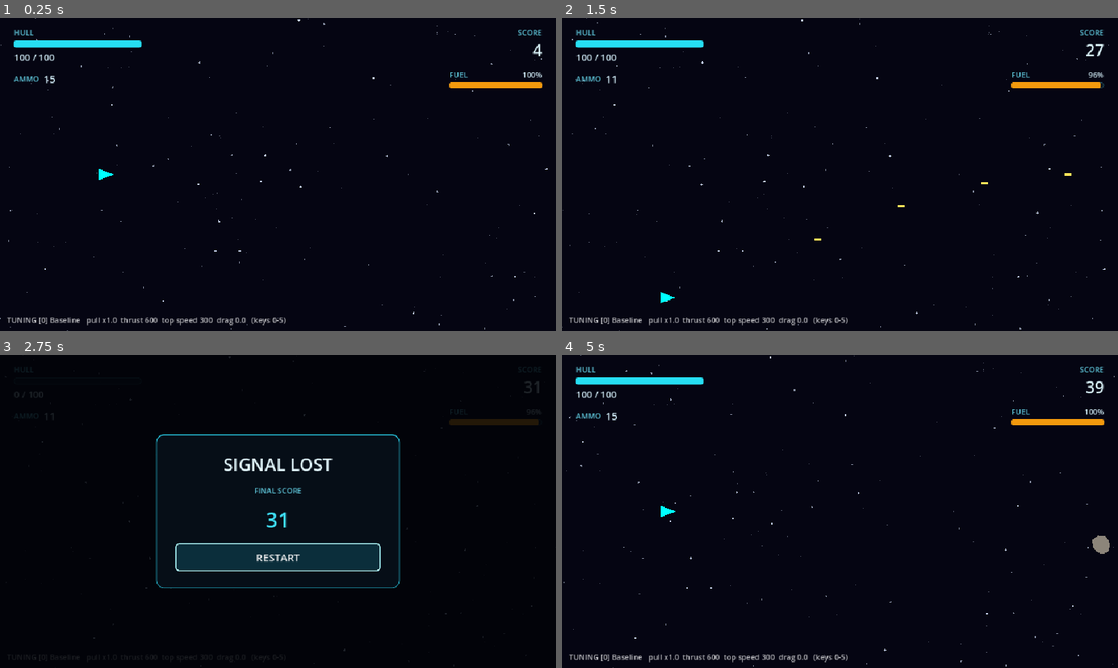
Above: before the commit, frames 1-4 (two rows, left to right).
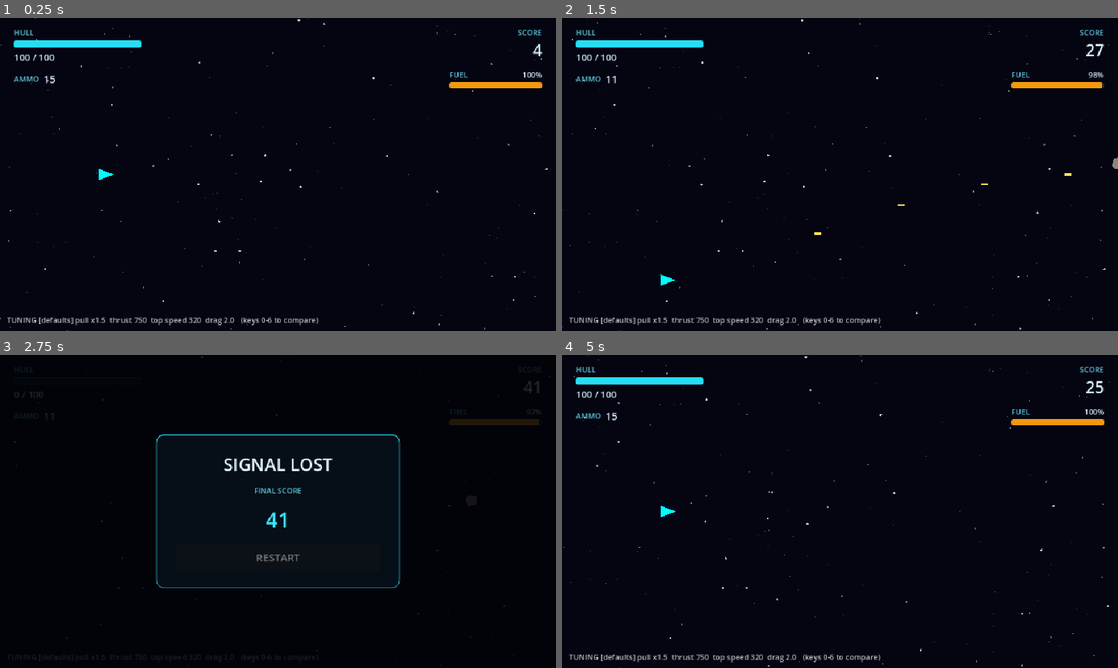
Above: after the commit, the same moments.

Repository: EzaanSaeed/OrbitBreaker
Game: Godot game, scene res://scenes/main.tscn
Two runs of this game, one before a commit and one after it. Both use one fixed random seed, a clock stepped at 60 frames per second and the inputs below.
Inputs (mouse positions are in pixels of both pictures, inside the frame that each line leads up to):
- Up to frame 1 (0.25 s): no input
- Up to frame 2 (1.5 s): tap Enter at 0.5 s; move the mouse to (962, 158) at 0.52 s; hold S (thrust_down) 0.53-1.25 s; hold Space (shoot) 0.53-1.25 s; click (962, 158) at 0.67 s; drag from (728, 190) to (667, 255) at 1.27 s
- Up to frame 3 (2.75 s): move the mouse to (333, 442) at 2.02 s; hold S (thrust_down) from 2.03 s (still down); tap I at 2.1 s
- Up to frame 4 (5 s): release S (thrust_down) at 2.75 s; click (840, 558) at 2.75 s, where only the run before the commit has a clickable "RESTART"; click (840, 558) at 3.5 s, where only the run after the commit has a clickable "RESTART"; drag from (812, 574) to (673, 464) at 4.27 s

The runs differ from the first frame. In frame 1, 0.6% of the frame differs, in the area x 7-58%, y 95-99%; in frame 2, 0.8%; in frame 3, 3.5%, in the area x 2-97%, y 0-98%; in frame 4, 1.0%.

Commit message:
tune: Medium handling with more pull, denser asteroids, more fuel pickups
Chosen in playtest with the tuning presets:
- planet pull 2 250 000 (x1.5 of the original), ship drag 2.0/s,
  thrust 750 / top speed 320 (set on the Player instance in main.tscn)
- asteroids every 1.0 s (was 1.5); pickups every 4 s (was 6), weighted
  health 1 : fuel 2 : ammo 1 (fuel pickups were rare)
- fuel drain 3/s (was 5): with more pull, drag and asteroids, 5/s ran dry
  at ~65 s; 3/s first runs dry ~110-130 s (autopilot, ~32% thrust)
- presets: key 6 = these defaults; presets no longer override defaults
  until a key is pressed; pull expressed vs the original 1 500 000
- tests pin drain_per_second = 5 where they check fuel arithmetic

Rollback point: tag tuning-baseline-2026-11-14.

Co-Authored-By: Claude Opus 5.5 <noreply@anthropic.com>

Diff:
--- a/scenes/main.tscn
+++ b/scenes/main.tscn
@@ -30,6 +30,8 @@
 
 [node name="Player" parent="." unique_id=488482243 instance=ExtResource("5_85g3d")]
 position = Vector2(180, 270)
+thrust_power = 750.0
+max_vertical_speed = 320.0
 
 [node name="HUD" parent="." unique_id=1203309656 instance=ExtResource("6_hud")]
 
--- a/scripts/game_controller.gd
+++ b/scripts/game_controller.gd
@@ -47,10 +47,10 @@
 var scroll_speed: float = 0.0
 ## 1.0 until top speed is reached, then rises towards max_spawn_rate_scale.
 var spawn_rate_scale: float = 1.0
-## Drag on the ship's vertical movement, per second (0 = none: the ship keeps
-## drifting until thrust or gravity changes it). Set by the debug-only tuning
-## presets; applied here so Developer B's player.gd stays untouched.
-var ship_damping: float = 0.0
+## Drag on the ship's vertical movement, per second: after letting go, drift
+## halves in ~0.35 s instead of sliding forever (0 = no drag). Chosen in playtest
+## 2026-11-14. Applied here so Developer B's player.gd stays untouched.
+@export var ship_damping: float = 2.0
 
 ## Instance ids of asteroids that already earned a bonus this run (never twice).
 var _bonus_awarded: Dictionary = {}
--- a/scripts/planet.gd
+++ b/scripts/planet.gd
@@ -12,10 +12,11 @@
 	set(value):
 		radius = value
 		queue_redraw()
-## Tunable. 1 500 000 gives ~150 px/s² at 100 px and ~600 px/s² (= ship thrust)
-## at 50 px. Measured: ignoring a planet that passes within ~130 px pulls you in;
-## steering away from 300 px out escapes even a planet 50 px off your line.
-@export var gravity_strength: float = 1500000.0
+## Default pull. 2 250 000 (x1.5 of the original 1 500 000, chosen in playtest
+## 2026-11-14 together with ship drag 2.0 / thrust 750 / top speed 320) gives
+## ~225 px/s² at 100 px against 750 px/s² of thrust.
+const DEFAULT_GRAVITY_STRENGTH := 2250000.0
+@export var gravity_strength: float = DEFAULT_GRAVITY_STRENGTH
 ## Floor on distance² so gravity stays finite when the ship is very close.
 @export var min_distance_squared: float = 2500.0
 ## Placeholder look until real art exists.
--- a/scripts/thruster_fuel.gd
+++ b/scripts/thruster_fuel.gd
@@ -15,11 +15,11 @@
 signal fuel_changed(current: float, maximum: float)
 
 @export var max_fuel: float = 100.0
-## Fuel used per second of thrust: a full tank is 20 s of holding W or S.
-## Tuned by autopilot playtests (player thrusting ~27% of the time): fuel stays
-## comfortable for ~2 minutes and first runs dry around 110-150 s, once the game
-## is at top speed. 6/s ran dry by ~60 s (too harsh); 3/s never mattered.
-@export var drain_per_second: float = 5.0
+## Fuel used per second of thrust: a full tank is ~33 s of holding W or S.
+## Retuned 2026-11-14 for the stronger pull, ship drag and denser asteroids:
+## autopilot (thrusting ~32% of the time) first runs dry around 110-130 s, i.e.
+## late in a run. At the old 5/s it ran dry at ~65 s; 4/s at ~90-105 s.
+@export var drain_per_second: float = 3.0
 
 var fuel: float = 0.0
 
--- a/scripts/tuning_presets.gd
+++ b/scripts/tuning_presets.gd
@@ -1,23 +1,28 @@
 class_name TuningPresets
 extends Node
-## DEBUG-ONLY playtest tool: press 0-5 during a run to switch how heavy planets
+## DEBUG-ONLY playtest tool: press 0-6 during a run to switch how heavy planets
 ## pull and how tight the ship handles. Removes itself in release/web builds.
 ## Owner: Developer A. Lives as a child of Main.
 ##
-## 0 is the baseline the game shipped with (git tag tuning-baseline-2026-11-14).
-## The chosen preset is kept across restarts (static) and shown in a corner label.
+## 0 is the original baseline (git tag tuning-baseline-2026-11-14). Until a key
+## is pressed the game's own defaults are used (pull x1.5, thrust 750, top speed
+## 320, drag 2.0). A chosen preset is kept across restarts and shown in a label.
 
 const PRESETS := [
-	# name,        planet pull ×, ship thrust, ship top speed, ship drag /s
+	# name, planet pull × the ORIGINAL 1 500 000, ship thrust, top speed, drag /s
 	{"name": "Baseline", "gravity": 1.0, "thrust": 600.0, "max_speed": 300.0, "drag": 0.0},
 	{"name": "Light",    "gravity": 1.0, "thrust": 650.0, "max_speed": 300.0, "drag": 1.0},
 	{"name": "Medium",   "gravity": 1.3, "thrust": 750.0, "max_speed": 320.0, "drag": 2.0},
 	{"name": "Strong",   "gravity": 1.7, "thrust": 900.0, "max_speed": 340.0, "drag": 3.0},
 	{"name": "Heavy",    "gravity": 2.2, "thrust": 1100.0, "max_speed": 360.0, "drag": 4.5},
 	{"name": "Extreme",  "gravity": 3.0, "thrust": 1400.0, "max_speed": 380.0, "drag": 6.0},
+	# Key 6: the game's current defaults (Medium with more pull), to come back to.
+	{"name": "Chosen",   "gravity": 1.5, "thrust": 750.0, "max_speed": 320.0, "drag": 2.0},
 ]
 
-static var current: int = 0
+## -1 = game defaults (no preset pressed yet).
+static var current: int = -1
+const ORIGINAL_GRAVITY_STRENGTH := 1500000.0
 
 var _label: Label
 
@@ -34,8 +39,11 @@
 	_label.add_theme_font_size_override("font_size", 13)
 	_label.modulate = Color(1, 1, 1, 0.75)
 	layer.add_child(_label)
-	# Wait one frame so the Player has finished its own _ready.
-	apply_preset.call_deferred(current)
+	if current >= 0:
+		# Wait one frame so the Player has finished its own _ready.
+		apply_preset.call_deferred(current)
+	else:
+		_label.text = "TUNING [defaults] pull x1.5  thrust 750  top speed 320  drag 2.0   (keys 0-6 to compare)"
 
 
 func _unhandled_key_input(event: InputEvent) -> void:
@@ -51,7 +59,7 @@
 func apply_preset(index: int) -> void:
 	current = index
 	var p: Dictionary = PRESETS[index]
-	Planet.gravity_scale = p.gravity
+	Planet.gravity_scale = p.gravity * ORIGINAL_GRAVITY_STRENGTH / Planet.DEFAULT_GRAVITY_STRENGTH
 	var controller := get_parent() as GameController
 	if controller != null:
 		controller.ship_damping = p.drag
@@ -59,6 +67,7 @@
 			controller.player.thrust_power = p.thrust
 			controller.player.max_vertical_speed = p.max_speed
 	if _label != null:
-		_label.text = "TUNING [%d] %s   pull x%.1f  thrust %d  top speed %d  drag %.1f   (keys 0-5)" % [
+		_label.text = "TUNING [%d] %s   pull x%.1f  thrust %d  top speed %d  drag %.1f   (keys 0-6)" % [
 			index, p.name, p.gravity, p.thrust, p.max_speed, p.drag]
+	# (pull is shown relative to the original 1 500 000)
 	print("Tuning preset %d (%s): %s" % [index, p.name, p])
--- a/scripts/world.gd
+++ b/scripts/world.gd
@@ -20,11 +20,14 @@
 @export_group("Spawn timing")
 ## Seconds between planet spawn attempts. Tunable.
 @export var spawn_interval: float = 3.0
-## Seconds between asteroid spawn attempts. Tunable.
-@export var asteroid_spawn_interval: float = 1.5
-## Seconds between power-up spawn attempts, shared equally by the three pickup
-## types (health / fuel / ammo). Tuned with fuel: 8 s made fuel run dry sooner.
-@export var powerup_spawn_interval: float = 6.0
+## Seconds between asteroid spawn attempts (was 1.5 before 2026-11-14 playtest).
+@export var asteroid_spawn_interval: float = 1.0
+## Seconds between power-up spawn attempts (was 6 s before 2026-11-14 playtest).
+@export var powerup_spawn_interval: float = 4.0
+## Relative chance of each pickup type. Fuel pickups are twice as likely.
+@export var health_pickup_weight: float = 1.0
+@export var fuel_pickup_weight: float = 2.0
+@export var ammo_pickup_weight: float = 1.0
 
 @export_group("Spawn area")
 ## Spawn just past the right edge of the 960 px viewport.
@@ -126,22 +129,33 @@
 	return asteroid
 
 
-## Spawn a random pickup (health, fuel or ammo, equally likely) at a free height.
+## Spawn a random pickup (health / fuel / ammo by their weights) at a free height.
 ## Returns null if no pickup scenes are assigned, or if no fair spot was found.
 func spawn_powerup() -> PowerUp:
 	var choices: Array[PackedScene] = []
-	if health_booster_scene != null:
-		choices.append(health_booster_scene)
-	if thruster_booster_scene != null:
-		choices.append(thruster_booster_scene)
-	if bullet_pickup_scene != null:
-		choices.append(bullet_pickup_scene)
+	var weights: Array[float] = []
+	for entry in [[health_booster_scene, health_pickup_weight],
+			[thruster_booster_scene, fuel_pickup_weight],
+			[bullet_pickup_scene, ammo_pickup_weight]]:
+		if entry[0] != null and entry[1] > 0.0:
+			choices.append(entry[0])
+			weights.append(entry[1])
 	if choices.is_empty():
 		return null
 	var y := _find_free_spawn_y(powerup_clearance_radius, spawn_y_min, spawn_y_max)
 	if is_nan(y):
 		return null
-	var powerup := choices.pick_random().instantiate() as PowerUp
+	var total_weight: float = 0.0
+	for w in weights:
+		total_weight += w
+	var roll: float = randf() * total_weight
+	var picked := choices.size() - 1
+	for i in choices.size():
+		roll -= weights[i]
+		if roll < 0.0:
+			picked = i
+			break
+	var powerup := choices[picked].instantiate() as PowerUp
 	powerup.position = Vector2(spawn_x, y)
 	add_child(powerup)
 	active_powerups.append(powerup)
--- a/tests/fuel_and_score_test.gd
+++ b/tests/fuel_and_score_test.gd
@@ -18,6 +18,7 @@
 func _test_fuel() -> void:
 	var fuel := ThrusterFuel.new()
 	root.add_child(fuel)
+	fuel.drain_per_second = 5.0                       # fixed rate: tests mechanics, not tuning
 	var events: Array = []
 	fuel.fuel_changed.connect(func(c, m): events.append([c, m]))
 	assert(fuel.fuel == 100.0 and fuel.max_fuel == 100.0 and not fuel.is_empty())
--- a/tests/player_boost_test.gd
+++ b/tests/player_boost_test.gd
@@ -14,6 +14,7 @@
 	for property in player.get_property_list():
 		assert(property.name not in ["thrust_multiplier", "boost_time_remaining"])
 	var pickup = load("res://scripts/thruster_booster.gd").new()
+	player.fuel.drain_per_second = 5.0   # fixed rate: tests mechanics, not tuning
 	player.fuel.drain(14.0)
 	assert(player.fuel.fuel == 30.0)
 	pickup.apply_effect(player)
--- a/tests/player_collision_test.gd
+++ b/tests/player_collision_test.gd
@@ -142,6 +142,7 @@
 	assert(heal.is_collected and player.health == 75)
 	# ThrusterBooster now refills fuel (+50, capped) instead of a 1.5x thrust boost.
 	player.fuel.refill(player.fuel.max_fuel)      # earlier thrust used some fuel
+	player.fuel.drain_per_second = 5.0            # fixed rate: tests mechanics, not tuning
 	player.fuel.drain(14.0)                       # 5/s for 14 s -> 30 fuel left
 	var boost = load("res://scripts/thruster_booster.gd").new()
 	_add_pickup(fixture, boost)
--- a/tests/player_contract_test.gd
+++ b/tests/player_contract_test.gd
@@ -96,6 +96,7 @@
 	heal.free()
 	# ThrusterBooster now refills fuel (+50, capped) instead of a 1.5x thrust boost.
 	player.fuel.refill(player.fuel.max_fuel)      # earlier thrust used some fuel
+	player.fuel.drain_per_second = 5.0            # fixed rate: tests mechanics, not tuning
 	player.fuel.drain(14.0)                       # 5/s for 14 s -> 30 fuel left
 	var boost = load("res://scripts/thruster_booster.gd").new()
 	boost.apply_effect(player)
--- a/tests/player_fuel_test.gd
+++ b/tests/player_fuel_test.gd
@@ -29,7 +29,8 @@
 	fixture.add_child(player)
 	player.set_physics_process(false)
 	assert(player.fuel == player.get_node("ThrusterFuel"))
-	assert(player.fuel.fuel == 100 and player.fuel.drain_per_second == 5)
+	assert(player.fuel.fuel == 100 and player.fuel.drain_per_second > 0)
+	player.fuel.drain_per_second = 5   # fixed rate: the checks below test mechanics, not tuning
 	var fuel_events: Array = []
 	player.fuel.fuel_changed.connect(func(value, maximum): fuel_events.append([value, maximum]))
 	_key(KEY_S, true)
Not shown, changed: docs/domain-model.md
